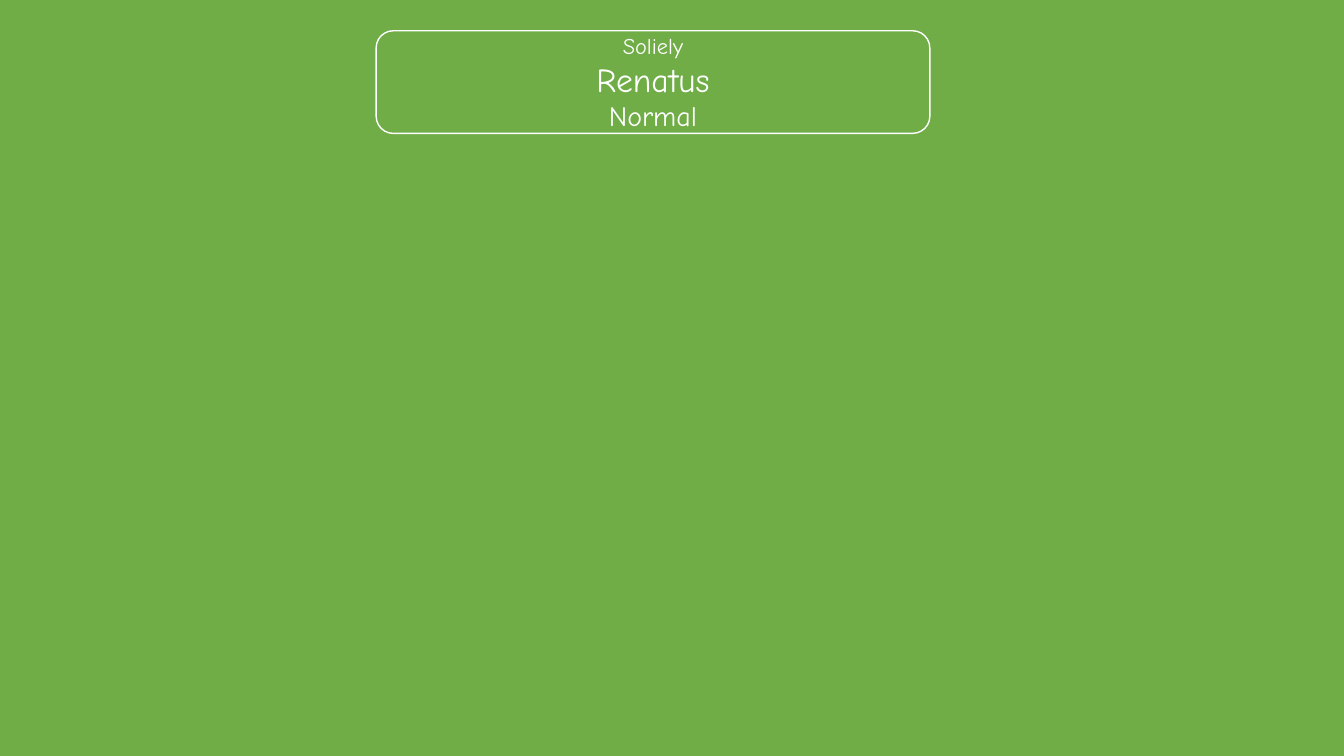
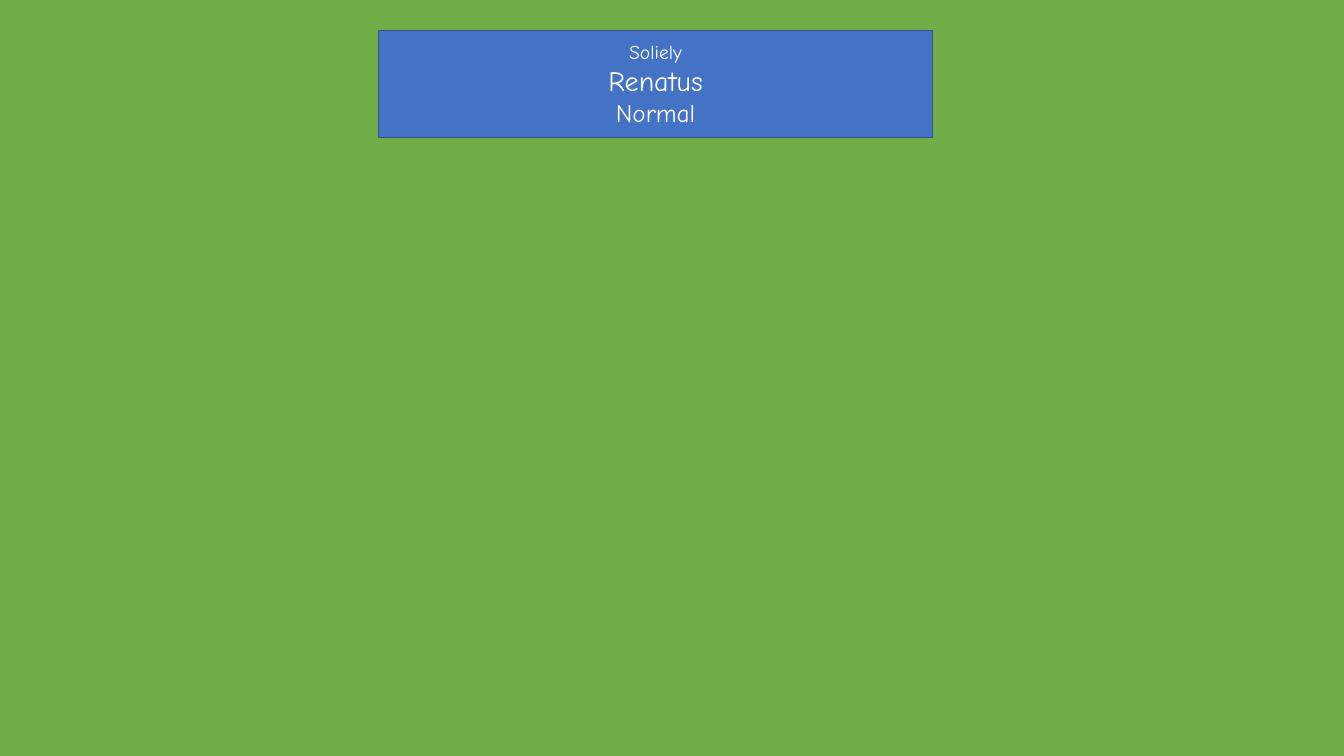
Before and after one commit to hndada/gosu, a slide deck: slide 4 of gosu-ui.pptx (slide 3 before the commit). Drawn at 1344x756 pixels with LibreOffice and Linux fonts; fonts in the diff are those of the drawing. Boxes give left, top, right and bottom in pixels: in the first picture for what was removed or moved away, otherwise in the second. Text is boxed around its words. In the diff, an @@ line names an element or a change of style, - is before the commit and + after.

```diff
--- a/gosu-ui.pptx
+++ b/gosu-ui.pptx
@@ rectangle "Soliely" at (379, 30, 933, 137): size 16 to 14 pt in "Soliely"; size 24 to 20 pt in "Renatus"; size 20 to 18 pt in "Normal"; rounded rectangle to rectangle; fill none to #4472C4; outline #FFFFFF 1 pt to #325491 1 pt @@
```
Also in this commit, not shown: 4 slides added.
